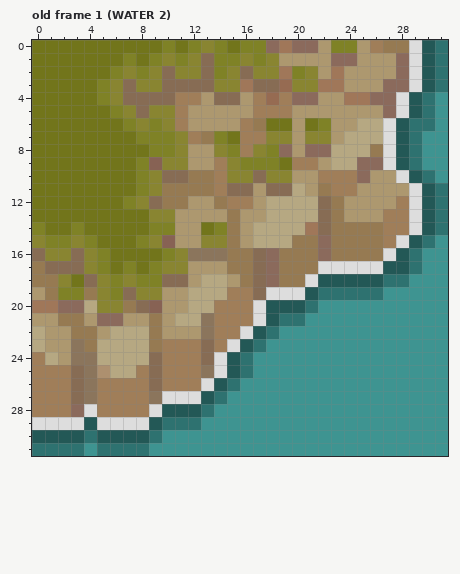
Two states of a pixel-art file, Sprites Feitos/Feitos/ase/TileMap/Water-TileMap-Animation.ase. This is how it looked before the edit.
32x32 pixels, 10 frames. Shown: old frame 1 (WATER 2). The commit also changed other frames, which this record leaves out.
Now the later version:
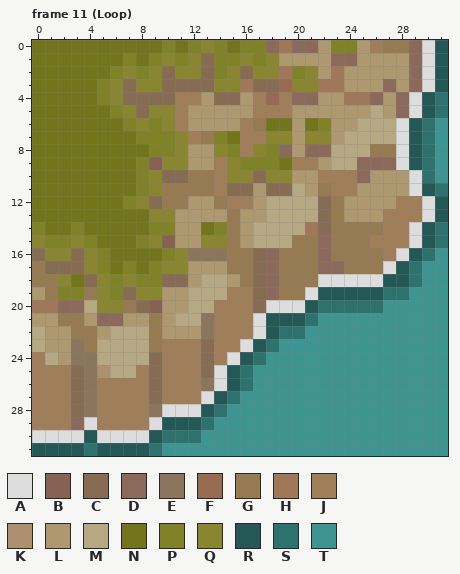
Palette (. is transparent): A #dddddd  B #876254  C #876c54  D #8b6a5c  E #8b755c  F #966b52  G #967a52  H #a07759  J #a07e59  K #ad906f  L #ad986f  M #b6a882  N #72751b  P #7f8226  Q #898531  R #235856  S #2e7270  T #3e9491
A new or re-ordered frame is compared with the old frame closest to it.
From old to new:
frames 10 -> 12
Frame 11 (Loop) is new; against old frame 1 (WATER 2):
y 0: x 29..31 ARS -> DAR
y 1..3: x 28..31 DARS -> LDAR
y 4: x 27..31 DARST -> LDARS
y 5: x 26..31 LDARST -> MLDARS
y 6: x 27..29 ARS -> MAR
y 7: x 27..30 ARST -> MARS
y 8: x 27..30 ARST -> GARS
y 9: x 27..30 ARST -> DARS
y 10: x 28..29 AR -> LA
y 12..13: x 29..31 ARS -> JAR
y 15: x 26 G -> J; x 28..31 ARST -> JARS
y 16: x 27..30 ARST -> JARS
y 17: x 22..27 AAAAAR -> DDGGGA
y 18: x 21..29 ARRRRRSST -> GAAAAARRS
y 19: x 18..28 AAARSSSSSTT -> DGGARRRRRSS
y 20: x 17..26 ARRRSTTTTT -> CAAARSSSSS
y 21: x 19..21 SST -> RRS
y 22: x 16..20 ARSTT -> JARSS
y 23: x 15..18 ARST -> JARS
y 24: x 14..17 ARST -> JARS
y 25: x 13 E -> C
y 26: x 13..16 ARST -> EARS
y 27: x 9..15 EAAARST -> CJJJARS
y 28: x 3..4 DA -> CE; x 9..14 ARRRST -> EAAARS
y 29: x 0..13 AAAARAAAARSSST -> JJJDAJJJJARRRS
y 30: x 0..12 RRRRSRRRRSTTT -> AAAARAAAARSSS
y 31: x 0..9 SSSSTSSSST -> RRRRSRRRRS
Where, in picture pixels (left, top, right, bottom), the same in both pictures:
changed: (32, 40, 448, 456)
